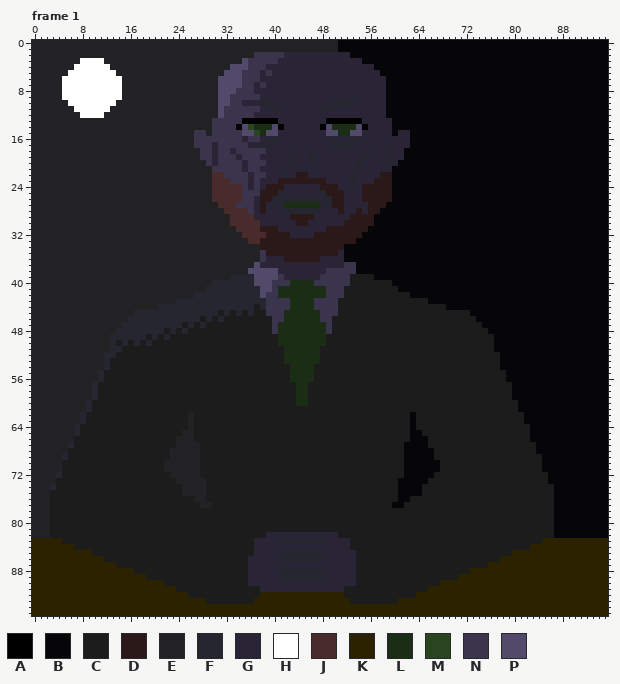
Pixel-art file -- assets/art/spokesman.aseprite. Above: the version before the commit.
96x96 pixels, 2 frames. Colours within 5 levels of each other are drawn and written as one. Shown: frame 1. The commit also changed other frames, which this record leaves out.
Palette (. is transparent): A #000000  B #060608  C #1c1c1c  D #2b1919  E #222224  F #252630  G #292536  H #ffffff  J #4a2b2b  K #2b2300  L #1b2e15  M #284520  N #3a354d  P #524a6b
After the commit:
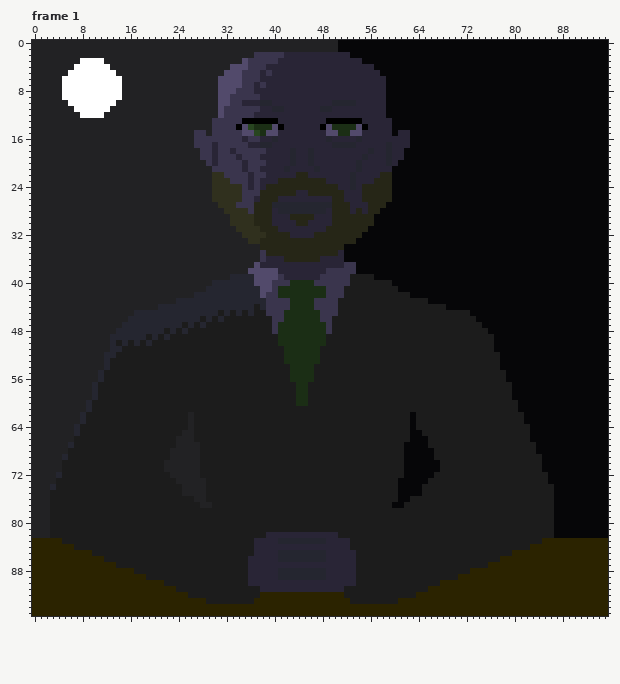
Author's note on the commit: Tweaked the beard color for the spokesman
Edits made:
Colour D changes from #2b1919 to #262617.
Colour J changes from #4a2b2b to #30301e.
Frame 1, layer "spokesman":
Colour F gives way to colour D in row 25 at x 41 and 48; in row 26 at x 40.
Colour G gives way to colour D in row 24 at x 42 to 47; in row 25 at x 42 to 43 and 46 to 47; in row 27 at x 37, 39 and 52; in row 28 at x 37, 39, 50 and 52; in row 29 at x 37 to 39 and 50 to 52; in row 30 at x 38 to 39 and 50 to 51.
Colour J gives way to colour D in row 30 at x 37.
Colour G gives way to colour F in row 27 at x 40 and 49; in row 28 at x 41 and 48.
Colour L gives way to colour F in row 27 at x 42 to 47.
Colour F gives way to colour G in row 26 at x 41 to 49.
Pixel boxes of the changes (left, top, right, bottom) in both pictures:
changed: (212, 172, 392, 262)
